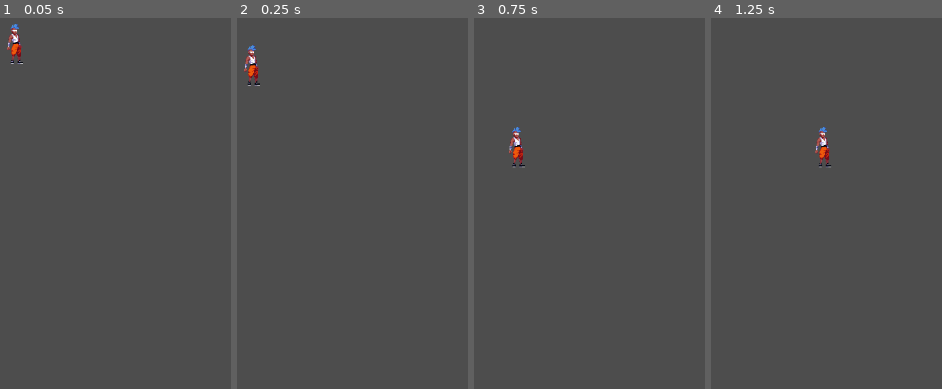
Above: before the commit, frames 1-4 (left to right).
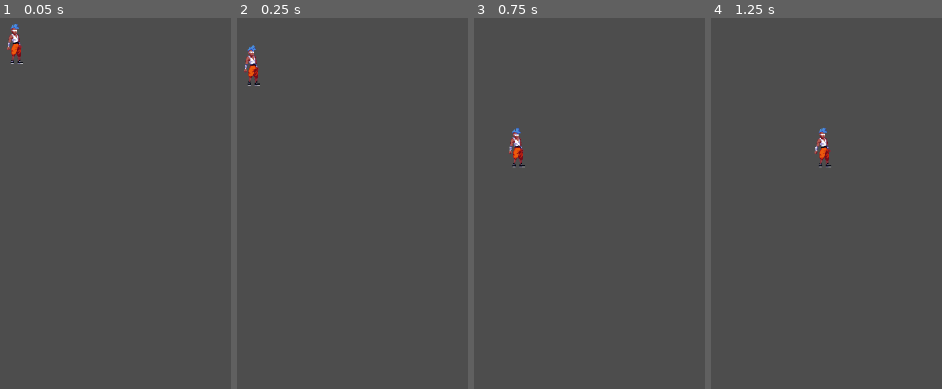
Above: after the commit, the same moments.

Repository: ikostan/2d_platformer_tutorial
Game: Godot game, scene res://scenes/test/test.tscn
Two runs of this game, one before a commit and one after it. Both use one fixed random seed, a clock stepped at 60 frames per second and the inputs below.
Inputs:
- Up to frame 1 (0.05 s): no input
- Up to frame 2 (0.25 s): no input
- Up to frame 3 (0.75 s): hold D (right) from 0.53 s (still down)
- Up to frame 4 (1.25 s): keep holding D (right)

Frame 1 is identical in both runs. In frame 2, 0.1% of the frame differs, in the area x 3-10%, y 7-16%; in frame 3, 0.2%; in frame 4, 0.2%, in the area x 44-52%, y 29-39%.

Commit message:
Idle graphics for player

Diff:
--- a/scenes/player/player.tscn
+++ b/scenes/player/player.tscn
@@ -1,9 +1,48 @@
-[gd_scene load_steps=4 format=3 uid="uid://dxisyd7ehgsio"]
+[gd_scene load_steps=7 format=3 uid="uid://dxisyd7ehgsio"]
 
 [ext_resource type="Texture2D" uid="uid://1c72mrxrtjt" path="res://assets/characters/main/male-spritesheet.png" id="1_2hh8b"]
 [ext_resource type="Script" path="res://scripts/player/player.gd" id="1_376xa"]
 
 [sub_resource type="RectangleShape2D" id="RectangleShape2D_xotdx"]
+
+[sub_resource type="Animation" id="Animation_giri6"]
+resource_name = "idle"
+length = 0.8
+loop_mode = 1
+step = 0.2
+tracks/0/type = "value"
+tracks/0/imported = false
+tracks/0/enabled = true
+tracks/0/path = NodePath("Sprite2D:frame")
+tracks/0/interp = 1
+tracks/0/loop_wrap = true
+tracks/0/keys = {
+"times": PackedFloat32Array(0, 0.2, 0.4, 0.6),
+"transitions": PackedFloat32Array(1, 1, 1, 1),
+"update": 1,
+"values": [8, 9, 10, 11]
+}
+
+[sub_resource type="Animation" id="Animation_5547u"]
+length = 0.001
+tracks/0/type = "value"
+tracks/0/imported = false
+tracks/0/enabled = true
+tracks/0/path = NodePath("Sprite2D:frame")
+tracks/0/interp = 1
+tracks/0/loop_wrap = true
+tracks/0/keys = {
+"times": PackedFloat32Array(0),
+"transitions": PackedFloat32Array(1),
+"update": 1,
+"values": [8]
+}
+
+[sub_resource type="AnimationLibrary" id="AnimationLibrary_lnhcy"]
+_data = {
+"RESET": SubResource("Animation_5547u"),
+"idle": SubResource("Animation_giri6")
+}
 
 [node name="Player" type="CharacterBody2D"]
 collision_mask = 256
@@ -21,3 +60,7 @@
 shape = SubResource("RectangleShape2D_xotdx")
 
 [node name="AnimationPlayer" type="AnimationPlayer" parent="."]
+libraries = {
+"": SubResource("AnimationLibrary_lnhcy")
+}
+autoplay = "idle"
